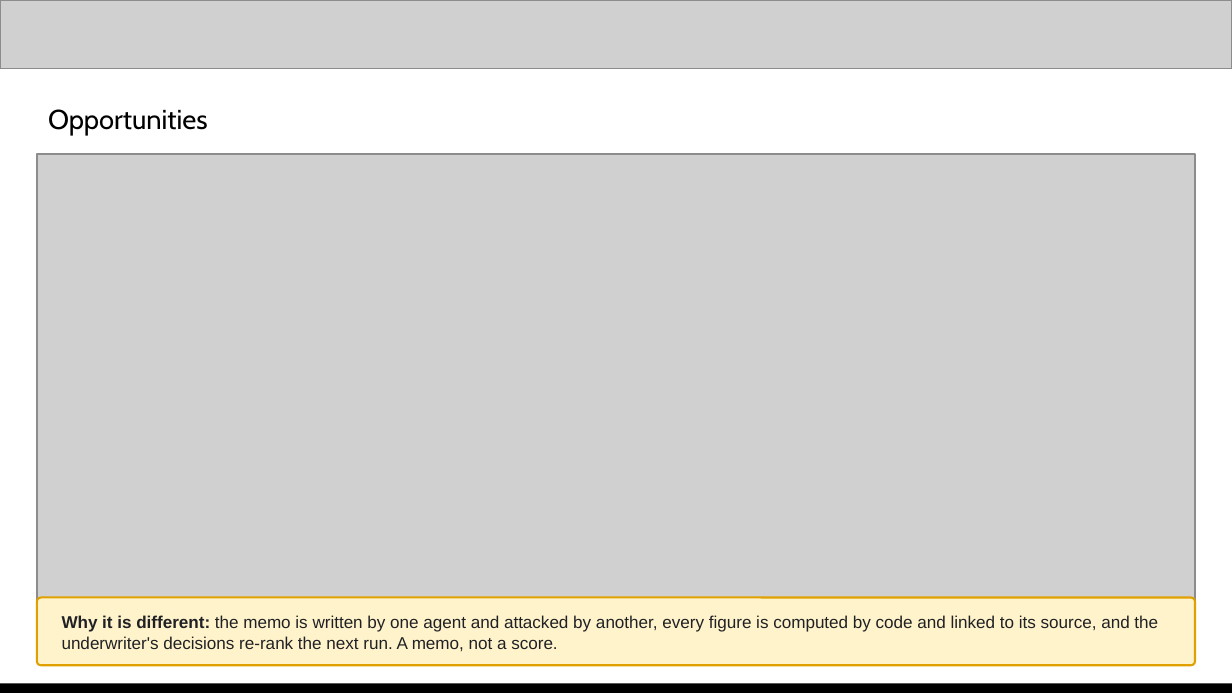
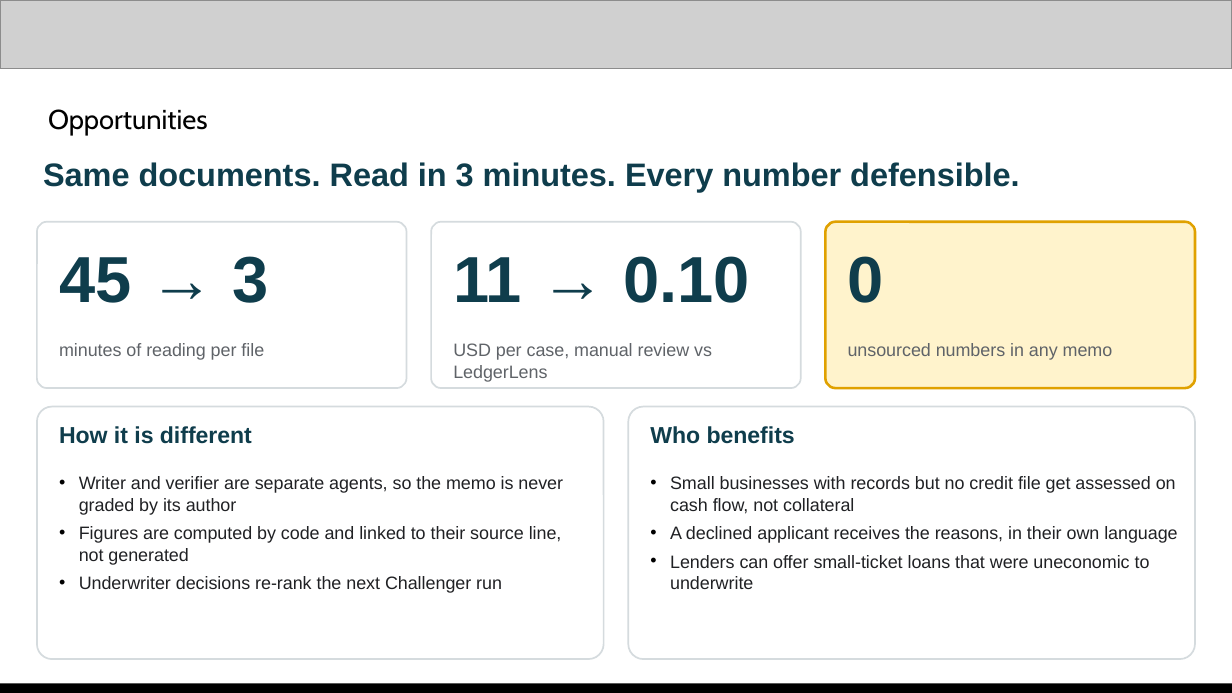
Before and after one commit to changhyeonnam/ghack, a slide deck: slide 4 of presentation/LedgerLens_AI_Builder_Cup_Submission.pptx. Drawn at 1232x693 pixels with LibreOffice and Linux fonts; fonts in the diff are those of the drawing; grey boxes stand for pictures. Boxes give left, top, right and bottom in pixels: in the first picture for what was removed or moved away, otherwise in the second. Text is boxed around its words. In the diff, an @@ line names an element or a change of style, - is before the commit and + after.

```diff
--- a/presentation/LedgerLens_AI_Builder_Cup_Submission.pptx
+++ b/presentation/LedgerLens_AI_Builder_Cup_Submission.pptx
@@ picture removed at bbox=[37, 154, 1195, 604] @@
@@ text added at bbox=[43, 162, 1019, 192], 19 pt, text #0F3D4C, bold @@
+Same documents. Read in 3 minutes. Every number defensible.
@@ rounded rectangle: place and size @@
-rounded rectangle at bbox=[37, 598, 1195, 665]
+rounded rectangle at bbox=[37, 222, 407, 388]
@@ rounded rectangle at bbox=[37, 222, 407, 388]: fill #FFF3CC to #FFFFFF; outline #E0A100 1.2 pt to #D5DBDE 1 pt @@
@@ rounded rectangle added at bbox=[431, 222, 801, 388], fill #FFFFFF, outline #D5DBDE 1 pt @@
@@ rounded rectangle added at bbox=[825, 222, 1195, 388], fill #FFF3CC, outline #E0A100 1.5 pt @@
@@ text added at bbox=[59, 256, 268, 303], 38 pt, text #0F3D4C, bold @@
+45 → 3
@@ text added at bbox=[453, 256, 750, 303], 38 pt, text #0F3D4C, bold @@
+11 → 0.10
@@ text added at bbox=[848, 256, 884, 303], 38 pt, text #0F3D4C, bold @@
+0
@@ text added at bbox=[59, 343, 264, 360], 10.5 pt, text #5F6368 @@
+minutes of reading per file
@@ text added at bbox=[453, 343, 712, 382], 10.5 pt, text #5F6368 @@
+USD per case, manual review vs LedgerLens
@@ text added at bbox=[848, 343, 1113, 360], 10.5 pt, text #5F6368 @@
+unsourced numbers in any memo
@@ rounded rectangle added at bbox=[37, 407, 604, 659], fill #FFFFFF, outline #D5DBDE 1 pt @@
@@ rounded rectangle added at bbox=[628, 407, 1195, 659], fill #FFFFFF, outline #D5DBDE 1 pt @@
@@ text added at bbox=[59, 426, 252, 444], 13.5 pt, text #0F3D4C, bold @@
+How it is different
@@ text added at bbox=[650, 426, 795, 444], 13.5 pt, text #0F3D4C, bold @@
+Who benefits
@@ text added at bbox=[79, 476, 563, 593], 10.5 pt, text #202124 @@
+• Writer and verifier are separate agents, so the memo is never graded by its author
+• Figures are computed by code and linked to their source line, not generated
+• Underwriter decisions re-rank the next Challenger run
@@ text added at bbox=[670, 476, 1177, 589], 10.5 pt, text #202124 @@
+• Small businesses with records but no credit file get assessed on cash flow, not collateral
+• A declined applicant receives the reasons, in their own language
+• Lenders can offer small-ticket loans that were uneconomic to underwrite
@@ text removed at bbox=[62, 615, 1158, 651] @@
-Why it is different: the memo is written by one agent and attacked by another, every figure is computed by code and linked to its source, and the underwriter's decisions re-rank the next run. A memo, not a score.
```
Also in this commit, not shown: 7 other slides changed, 2 other files.
